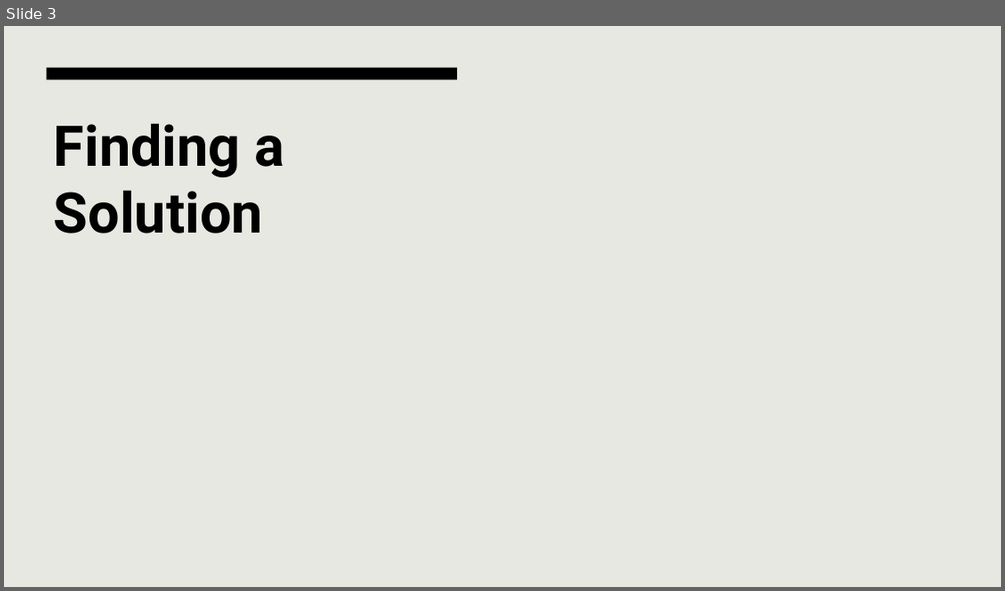
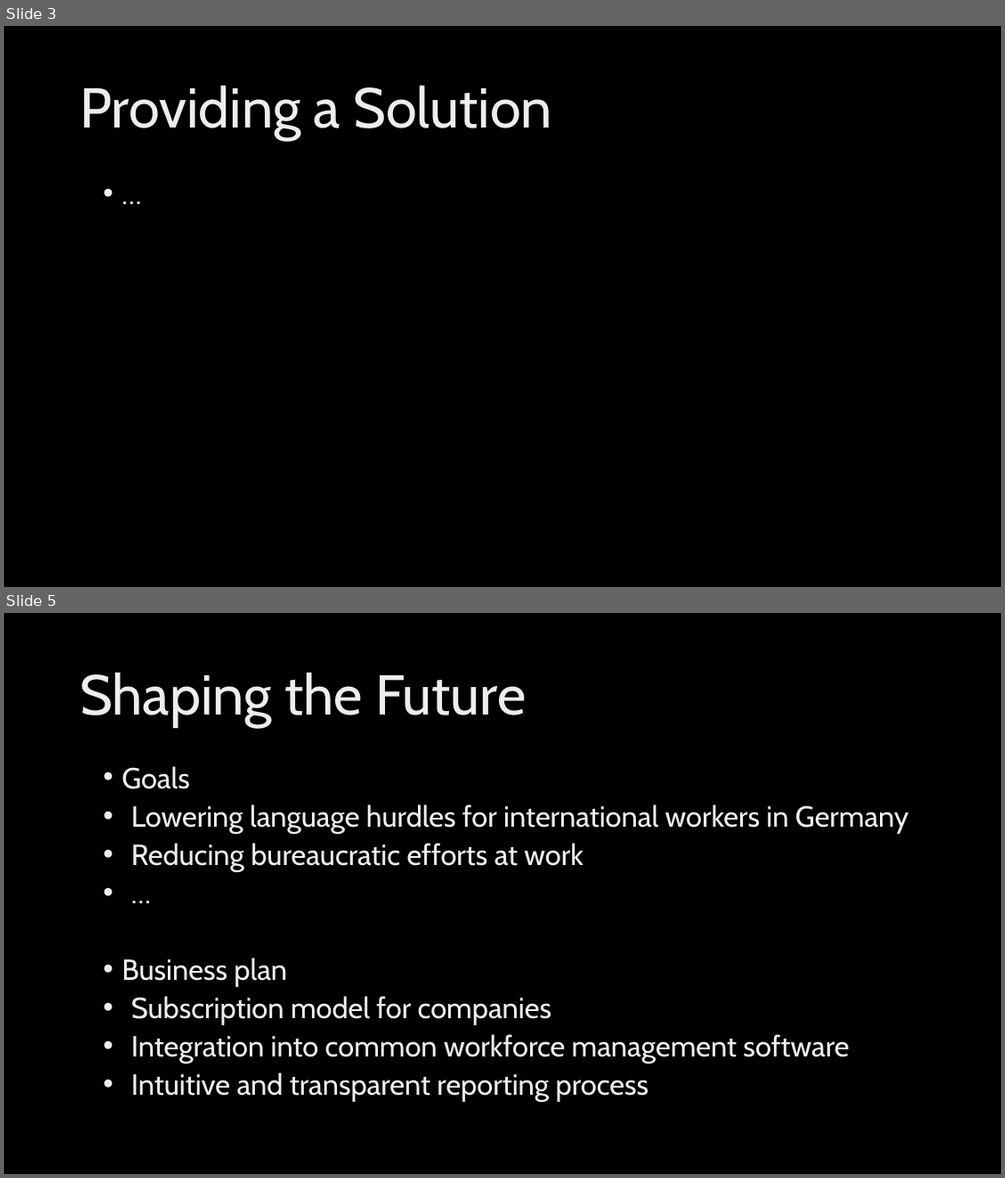
Before and after one commit to Muhlex/whai, a slide deck: presentation/makeathon_knowron_whai_dengl.pptx. Shown one above the other, each under a label of ours: slide 3 before the commit, slides 3 and 5 after it; the slides between them are not shown. The pictures are 1005x591 and 1005x1178 pixels, drawn with LibreOffice and Linux fonts; fonts in the diff are those of the drawing; background and template pictures are left out. Boxes give left, top, right and bottom in pixels: in the first picture for what was removed or moved away, otherwise in the second. Text is boxed around its words. In the diff, an @@ line names an element or a change of style, - is before the commit and + after.

```diff
--- a/presentation/makeathon_knowron_whai_dengl.pptx
+++ b/presentation/makeathon_knowron_whai_dengl.pptx
@@ slide 5 added at (4,613,1001,1174), background picture (left out) @@
@@ title added at (80,672,526,728), 54 pt, text gradient #BFBFBF to #EDEDED to #FFFFFF @@
+Shaping the Future
@@ text added at (121,766,908,1102), 28 pt, text gradient #BFBFBF to #EDEDED to #FFFFFF @@
+• Goals
+• Lowering language hurdles for international workers in Germany
+• Reducing bureaucratic efforts at work
+• …
+• Business plan
+• Subscription model for companies
+• Integration into common workforce management software
+• Intuitive and transparent reporting process
@@ slide 3 changed as well @@
@@ background #E8E8E2 to picture (left out) @@
@@ rectangle removed at (47,68,457,79) @@
@@ title "Providing a Solution" at (80,85,552,141): vertical alignment top to middle @@
@@ title at (80,85,552,141): text changed; font Roboto to Cabin; text colour #000000 to gradient #BFBFBF to #EDEDED to #FFFFFF; bold off @@
-Finding a Solution
+Providing a Solution
@@ text added at (96,176,932,532), 28 pt, text gradient #BFBFBF to #EDEDED to #FFFFFF @@
+• …
```
Also in this commit, not shown: 1 other slide changed, 2 other slides added, 3 slides removed.
